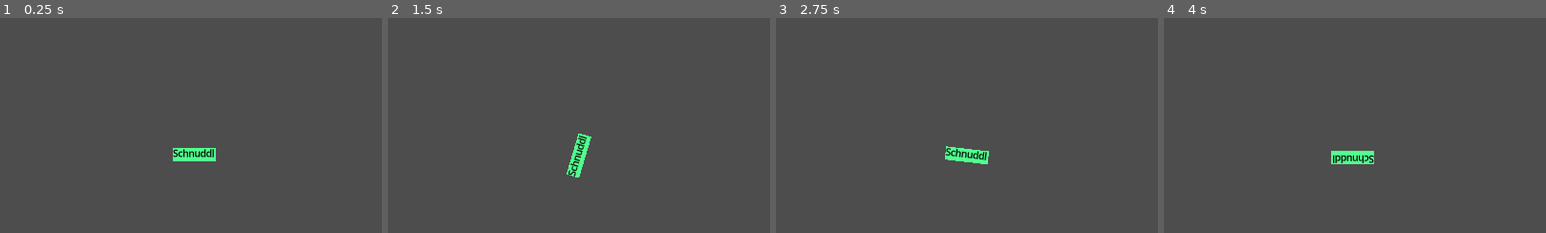
Above: before the commit, frames 1-4 (left to right).
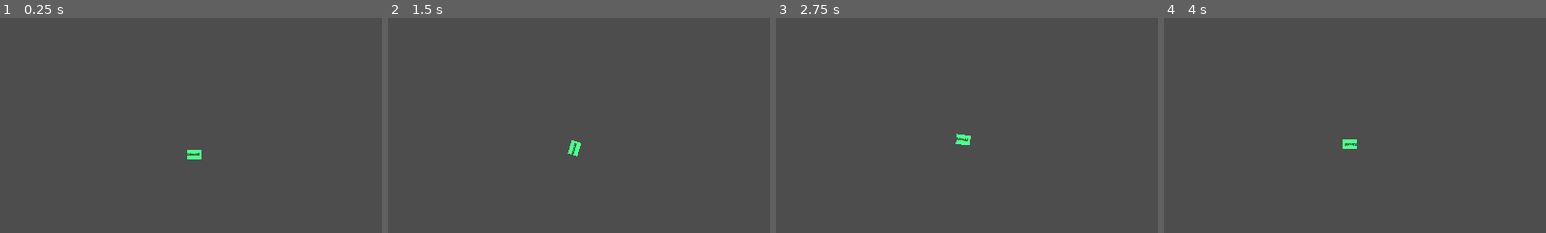
Above: after the commit, the same moments.

Repository: hpi-swa-lab/godot-pronto
Game: Godot game, scene res://prototypes/week-0-drift-1.tscn
Same seed, same stepped clock (60 frames per second), same inputs: the game is played once before the commit and once after it.
Inputs (mouse positions are % of the whole screen's width and height, from its top left):
- Up to frame 1 (0.25 s): no input
- Up to frame 2 (1.5 s): tap Enter at 0.5 s; move the mouse to (72, 45) at 0.52 s; hold Right (ui_right) 0.53-1.25 s; tap Tab at 0.6 s; click (72, 45) at 0.67 s; tap Up (ui_up) at 0.77 s; drag from (30, 55) to (45, 70) at 1.27 s
- Up to frame 3 (2.75 s): tap Space at 2 s; move the mouse to (60, 28) at 2.02 s; hold Left (ui_left) from 2.03 s (still down); tap Tab at 2.1 s
- Up to frame 4 (4 s): release Left (ui_left) at 2.75 s; drag from (45, 70) to (20, 35) at 2.77 s; tap Enter at 3.5 s; move the mouse to (80, 65) at 3.52 s; hold Right (ui_right) from 3.53 s (still down); tap Tab at 3.6 s; tap Up (ui_up) at 3.77 s
The pictures show only the part of the screen within x 28-78%, y 50-100%; the shares and areas given below are measured in that part.

The runs differ from the first frame. In frame 1, 0.6% of the frame differs, in the area x 45-57%, y 60-67%; in frame 2, 0.7%; in frame 3, 0.9%; in frame 4, 0.9%, in the area x 43-55%, y 56-68%.

Commit message:
tweak parameters

Diff:
--- a/prototypes/week-0-drift-1.tscn
+++ b/prototypes/week-0-drift-1.tscn
@@ -13,8 +13,8 @@
 signal_name = "up"
 to = NodePath("../Move")
 invoke = "add_velocity"
-arguments = ["Vector2.from_angle(from.get_parent().get_rotation())* 10.0"]
-only_if = "to.get_parent().get_velocity().length() < 700"
+arguments = ["Vector2.from_angle(from.get_parent().get_rotation())* G.at(\"velocity\")"]
+only_if = "to.get_parent().get_velocity().length() < G.at(\"max_speed\")"
 expression = ""
 
 [sub_resource type="Resource" id="Resource_umq23"]
@@ -58,7 +58,7 @@
 signal_name = "up"
 to = NodePath("../Move")
 invoke = "add_velocity"
-arguments = ["Vector2.from_angle(from.get_parent().get_rotation())* (G.at(\"drift_tick\") * 10.0)"]
+arguments = ["Vector2.from_angle(from.get_parent().get_rotation())*G.at(\"drift_tick\")"]
 only_if = "true"
 expression = ""
 
@@ -67,8 +67,8 @@
 signal_name = "always"
 to = NodePath("../State")
 invoke = "inc"
-arguments = ["\"drift_tick\"", "1"]
-only_if = "G.at(\"drift_tick\") >= 0 and G.at(\"drift_tick\") < 500"
+arguments = ["\"drift_tick\"", "G.at(\"drift_incr\")"]
+only_if = "G.at(\"drift_tick\") < G.at(\"max_boost\")"
 expression = ""
 
 [node name="week-0-kart-drift-1" type="Node2D"]
@@ -80,14 +80,14 @@
 script = ExtResource("1_len7c")
 label = "Schnuddl"
 color = Color(0.321569, 1, 0.560784, 1)
-placeholder_size = Vector2(65, 20)
+placeholder_size = Vector2(21, 15)
 
 [node name="Move" type="Node2D" parent="kart"]
 position = Vector2(126, -38)
 script = ExtResource("2_us8qt")
 max_velocity = 20.0
 acceleration = 1.0
-friction = 5.0
+friction = 1.0
 rotated = true
 rotation_speed = 400.0
 
@@ -112,3 +112,7 @@
 script = ExtResource("7_0c3qw")
 global = true
 metadata/drift_tick = -1
+metadata/velocity = 15.0
+metadata/max_boost = 500
+metadata/max_speed = 400
+metadata/drift_incr = 5
